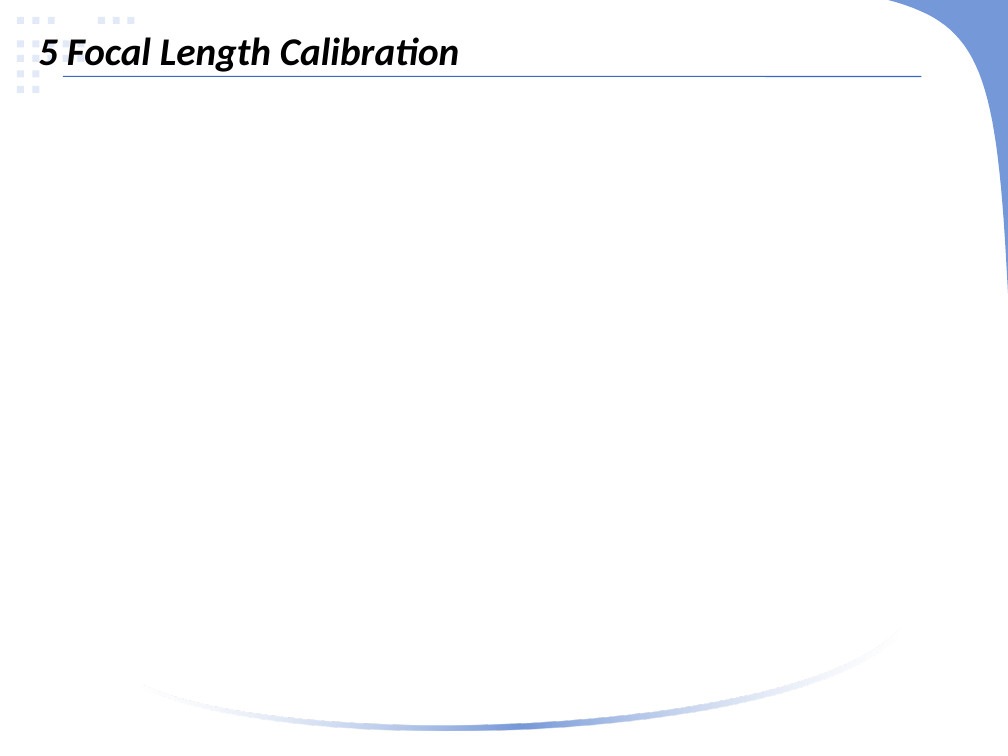
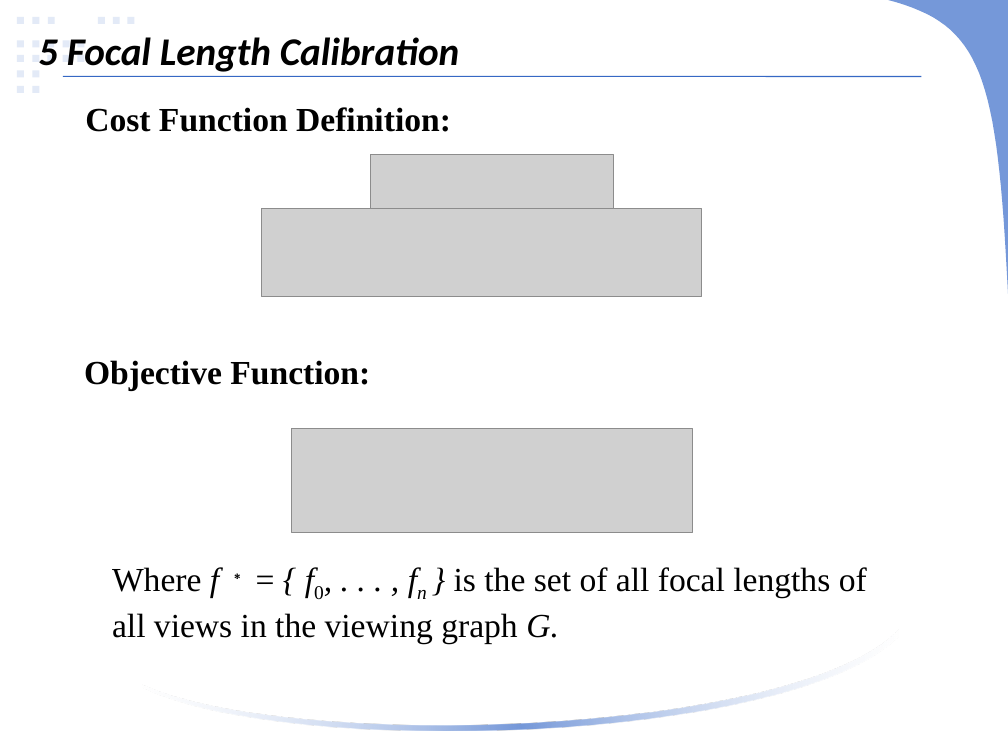
Before and after one commit to linlinge/monday-speech, a slide deck: slide 13 of 2019.03.25 ICCV 2015, Optimizing the Viewing Graph for Structure-from-Motion.pptx (slide 17 before the commit). Drawn at 1008x756 pixels with LibreOffice and Linux fonts; fonts in the diff are those of the drawing; grey boxes stand for pictures. Boxes give left, top, right and bottom in pixels: in the first picture for what was removed or moved away, otherwise in the second. Text is boxed around its words. In the diff, an @@ line names an element or a change of style, - is before the commit and + after.

```diff
--- a/2019.03.25 ICCV 2015, Optimizing the Viewing Graph for Structure-from-Motion.pptx
+++ b/2019.03.25 ICCV 2015, Optimizing the Viewing Graph for Structure-from-Motion.pptx
@@ text added at [85, 107, 451, 132], 24 pt, text #000000, bold @@
+Cost Function Definition:
@@ picture added at [371, 155, 615, 209] @@
@@ picture added at [262, 209, 702, 297] @@
@@ text added at [84, 360, 370, 391], 24 pt, text #000000, bold @@
+Objective Function:
@@ picture added at [291, 428, 692, 532] @@
@@ text added at [112, 567, 867, 643], 24 pt, text #000000 @@
+Where f ∗ = { f0, . . . , fn } is the set of all focal lengths of all views in the viewing graph G.
```
Also in this commit, not shown: 6 other slides changed, 4 slides removed.
